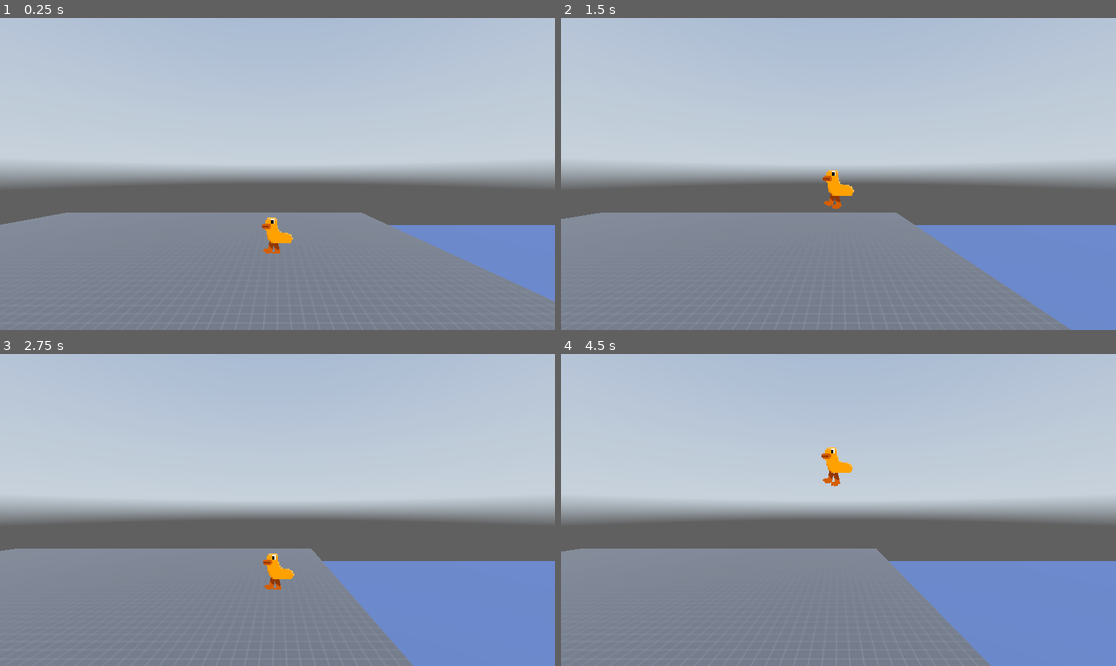
Above: before the commit, frames 1-4 (two rows, left to right).
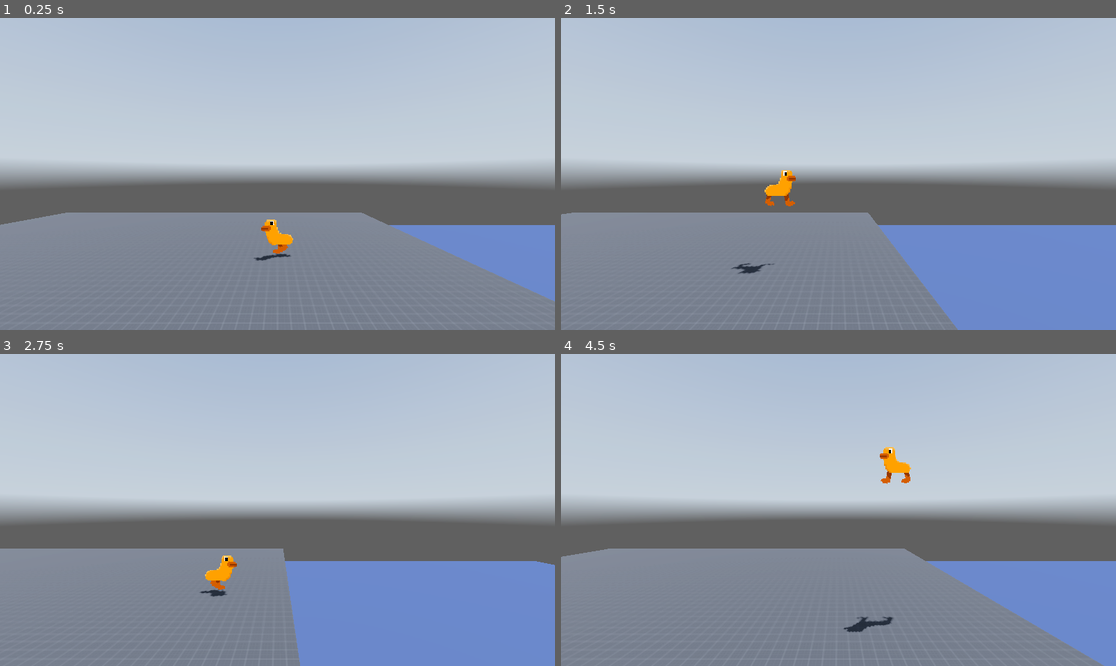
Above: after the commit, the same moments.

Repository: Shuflduf/Orange-Goose-Game
Game: Godot game, scene res://world.tscn
Same seed, same stepped clock (60 frames per second), same inputs: the game is played once before the commit and once after it. A sky picture missing from this copy of the repository is replaced by a grey-blue gradient.
Inputs:
- Up to frame 1 (0.25 s): no input
- Up to frame 2 (1.5 s): hold Right (right) 0.53-1.28 s; tap Space (jump) at 0.77 s; hold Down (down) from 1.28 s (still down)
- Up to frame 3 (2.75 s): tap Space (jump) at 1.52 s; release Down (down) at 2.03 s; hold Right (right) from 2.03 s (still down)
- Up to frame 4 (4.5 s): tap Space (jump) at 3.02, 3.77 s; release Right (right) at 3.53 s; hold Left (left) from 3.53 s (still down)

The runs differ from the first frame. In frame 1, 0.3% of the frame differs, in the area x 45-53%, y 63-78%; in frame 2, 5.6%; in frame 3, 5.5%; in frame 4, 5.8%, in the area x 0-98%, y 29-100%.
Error before the commit: Invalid access to property or key 'flip_h' on a base object of type 'null instance'. (res://player.gd:55)

Commit message:
better camera system, fixed bugs

Diff:
--- a/player.gd
+++ b/player.gd
@@ -2,29 +2,33 @@
 extends CharacterBody3D
 
 @onready var camera: Camera3D = $Camera3D
-@onready var sprite: Sprite3D = $Sprite3D
-#@onready var area: Area3D = $Area3D
+@onready var sprites: Node3D = $Sprites
 
 @export var speed = 5.0
 @export var jump_height = 8.5
-@export var lookahead = 4
 @export var total_jumps = 2
-@export var in_water_offset = Vector3(0, 0, 10)
+
+@export_category("Camera Offsets")
+@export var default_water_offset = Vector2(0, 10)
+@export var default_ahead_offset = 4
+
+var ahead_offset: float
+var water_offset: Vector2 # Y and Z
 
 var gravity: float = ProjectSettings.get_setting("physics/3d/default_gravity")
-var camera_x_offset: float
-var camera_water_offset
 var jumps = total_jumps
 var weight_mult = 1
 var in_water = false
-var default_cam_pos
+var following_player_y = false
+var default_cam_pos: Vector3
 
 func _ready() -> void:
 	default_cam_pos = camera.position
 
 
 func _physics_process(delta: float) -> void:
-	camera.position.x = position.x + camera_x_offset
+	camera.position.x = default_cam_pos.x + position.x + ahead_offset
+	camera.position.z = default_cam_pos.z + water_offset.y
 	#camera.position
 
 	if is_on_floor():
@@ -51,21 +55,19 @@
 
 	move_and_slide()
 
-func change_dir_left(dir):
-	if sprite.flip_h != dir:
+func change_dir_left(dir: bool):
+	if sprites.scale.x < 0 == dir:
+		flip_sprites(dir)
 		var mult = -1 if dir else 1
 		var tween = get_tree().create_tween().set_trans(Tween.TRANS_SINE).set_ease(Tween.EASE_IN_OUT)
-		tween.tween_property(self, "camera_x_offset", lookahead * mult, 0.5)
-	sprite.flip_h = dir
-
+		tween.tween_property(self, "ahead_offset", default_ahead_offset * mult, 0.5)
 
 
 func _on_area_3d_area_entered(area: Area3D) -> void:
 	if area is Water:
 		in_water = true
 		var tween = get_tree().create_tween().set_trans(Tween.TRANS_SINE).set_ease(Tween.EASE_IN_OUT)
-		tween.tween_property(camera, "position", \
-		position + in_water_offset + default_cam_pos + Vector3(camera_x_offset, 0, 0), 0.5)
+		tween.tween_property(self, "water_offset", default_water_offset, 0.5)
 		gravity = -ProjectSettings.get_setting("physics/3d/default_gravity") * area.gravity_mult
 
 
@@ -73,6 +75,9 @@
 	if area is Water:
 		in_water = false
 		var tween = get_tree().create_tween().set_trans(Tween.TRANS_SINE).set_ease(Tween.EASE_IN_OUT)
-		tween.tween_property(camera, "position", \
-		position + default_cam_pos + Vector3(camera_x_offset, 0, 0), 0.5)
+		tween.tween_property(self, "water_offset", Vector2.ZERO, 0.5)
 		gravity = ProjectSettings.get_setting("physics/3d/default_gravity")
+
+func flip_sprites(dir: bool):
+	var offset = 1 if dir else -1
+	sprites.scale.x = 8 * offset
--- a/player.tscn
+++ b/player.tscn
@@ -217,6 +217,8 @@
 
 [sub_resource type="Animation" id="Animation_jei5g"]
 resource_name = "run"
+loop_mode = 1
+step = 0.05
 tracks/0/type = "bezier"
 tracks/0/imported = false
 tracks/0/enabled = true
@@ -224,9 +226,9 @@
 tracks/0/interp = 1
 tracks/0/loop_wrap = true
 tracks/0/keys = {
-"handle_modes": PackedInt32Array(0),
-"points": PackedFloat32Array(0, -0.25, 0, 0.25, 0),
-"times": PackedFloat32Array(0)
+"handle_modes": PackedInt32Array(0, 0, 0),
+"points": PackedFloat32Array(0.35671, -0.25, 0, 0.25, 0, 0.356701, -0.25, 0, 0.25, 0, -0.162, -0.25, 0, 0.25, 0),
+"times": PackedFloat32Array(-0.00178907, 0, 1)
 }
 tracks/1/type = "bezier"
 tracks/1/imported = false
@@ -235,9 +237,9 @@
 tracks/1/interp = 1
 tracks/1/loop_wrap = true
 tracks/1/keys = {
-"handle_modes": PackedInt32Array(0),
-"points": PackedFloat32Array(0.11, -0.25, 0, 0.25, 0),
-"times": PackedFloat32Array(0)
+"handle_modes": PackedInt32Array(0, 0),
+"points": PackedFloat32Array(0.092648, -0.25, 0, 0.25, 0, -0.025, -0.25, 0, 0.25, 0),
+"times": PackedFloat32Array(0, 1)
 }
 tracks/2/type = "bezier"
 tracks/2/imported = false
@@ -246,9 +248,75 @@
 tracks/2/interp = 1
 tracks/2/loop_wrap = true
 tracks/2/keys = {
-"handle_modes": PackedInt32Array(0),
-"points": PackedFloat32Array(0, -0.25, 0, 0.25, 0),
-"times": PackedFloat32Array(0)
+"handle_modes": PackedInt32Array(0, 0),
+"points": PackedFloat32Array(0.028, -0.25, 0, 0.25, 0, -0.012, -0.25, 0, 0.25, 0),
+"times": PackedFloat32Array(0, 1)
+}
+tracks/3/type = "bezier"
+tracks/3/imported = false
+tracks/3/enabled = true
+tracks/3/path = NodePath("Sprites/LeftFoot:rotation:z")
+tracks/3/interp = 1
+tracks/3/loop_wrap = true
+tracks/3/keys = {
+"handle_modes": PackedInt32Array(0, 0, 3, 0),
+"points": PackedFloat32Array(-0.161984, -0.25, 0, 0.0982109, 0.00216755, 0.0295833, -0.201789, -0.00401208, 0.25, 0, 0.106331, -0.0679845, -0.0368356, 0.0679845, 0.0368356, 0.357, -0.128725, -0.0015918, 0.25, 0),
+"times": PackedFloat32Array(0, 0.3, 0.661955, 1)
+}
+tracks/4/type = "bezier"
+tracks/4/imported = false
+tracks/4/enabled = true
+tracks/4/path = NodePath("Sprites/LeftFoot:position:x")
+tracks/4/interp = 1
+tracks/4/loop_wrap = true
+tracks/4/keys = {
+"handle_modes": PackedInt32Array(0, 0),
+"points": PackedFloat32Array(-0.0250641, -0.25, 0, 0.25, 0, 0.093, -0.350569, 4.79743e-05, 0.0841744, -0.00193632),
+"times": PackedFloat32Array(0, 1)
+}
+tracks/5/type = "bezier"
+tracks/5/imported = false
+tracks/5/enabled = true
+tracks/5/path = NodePath("Sprites/LeftFoot:position:y")
+tracks/5/interp = 1
+tracks/5/loop_wrap = true
+tracks/5/keys = {
+"handle_modes": PackedInt32Array(0, 0, 1, 0),
+"points": PackedFloat32Array(-0.011568, -0.25, 0, 0.25, 0, -0.011568, -0.25, 0, 0.25, 0, 0.0024068, 0, 0, 0, 0, 0.0279855, -0.0571619, 9.51365e-05, 0.25, 0),
+"times": PackedFloat32Array(0, 0.3, 0.663744, 0.994721)
+}
+tracks/6/type = "bezier"
+tracks/6/imported = false
+tracks/6/enabled = true
+tracks/6/path = NodePath("Sprites/Body:rotation:z")
+tracks/6/interp = 1
+tracks/6/loop_wrap = true
+tracks/6/keys = {
+"handle_modes": PackedInt32Array(0, 0, 0, 0),
+"points": PackedFloat32Array(0.315311, -0.25, 0, 0.25, 0, 0.234835, -0.25, 0, 0.25, 0, 0.37495, -0.25, 0, 0.25, 0, 0.235, -0.25, 0, 0.25, 0),
+"times": PackedFloat32Array(-0.00178907, 0, 0.5, 1)
+}
+tracks/7/type = "bezier"
+tracks/7/imported = false
+tracks/7/enabled = true
+tracks/7/path = NodePath("Sprites/Body:position:x")
+tracks/7/interp = 1
+tracks/7/loop_wrap = true
+tracks/7/keys = {
+"handle_modes": PackedInt32Array(0, 0, 0),
+"points": PackedFloat32Array(0, -0.25, 0, 0.25, 0, 0, -0.25, 0, 0.25, 0, 0, -0.25, 0, 0.25, 0),
+"times": PackedFloat32Array(0, 0.5, 1)
+}
+tracks/8/type = "bezier"
+tracks/8/imported = false
+tracks/8/enabled = true
+tracks/8/path = NodePath("Sprites/Body:position:y")
+tracks/8/interp = 1
+tracks/8/loop_wrap = true
+tracks/8/keys = {
+"handle_modes": PackedInt32Array(0, 0, 0),
+"points": PackedFloat32Array(0.00385603, -0.25, 0, 0.25, 0, -0.0254932, -0.25, 0, 0.25, 0, 0.00385603, -0.25, 0, 0.25, 0),
+"times": PackedFloat32Array(0, 0.5, 1)
 }
 
 [sub_resource type="AnimationLibrary" id="AnimationLibrary_tkf3m"]
@@ -266,30 +334,43 @@
 transform = Transform3D(8, 0, 0, 0, 8, 0, 0, 0, 8, 0, 0, 0)
 
 [node name="Body" type="Sprite3D" parent="Sprites"]
+alpha_cut = 2
 texture_filter = 0
 texture = ExtResource("2_8rj22")
 
-[node name="Eye" type="Sprite3D" parent="Sprites/Body"]
-sorting_offset = 1.0
-texture_filter = 0
-texture = ExtResource("3_qodtw")
-
-[node name="Beak" type="Sprite3D" parent="Sprites/Body"]
-sorting_offset = 0.5
-texture_filter = 0
-texture = ExtResource("4_8pr8m")
+[node name="RemoteTransform3D" type="RemoteTransform3D" parent="Sprites/Body"]
+remote_path = NodePath("../../Eye")
+
+[node name="RemoteTransform3D2" type="RemoteTransform3D" parent="Sprites/Body"]
+remote_path = NodePath("../../Beak")
 
 [node name="LeftFoot" type="Sprite3D" parent="Sprites"]
 transform = Transform3D(0.983581, 0.180468, 0, -0.180468, 0.983581, 0, 0, 0, 1, -0.0168306, -0.0197026, 0)
 sorting_offset = -1.0
+alpha_cut = 2
 texture_filter = 0
 texture = ExtResource("5_ow0cn")
 
 [node name="RightFoot" type="Sprite3D" parent="Sprites"]
 transform = Transform3D(0.974527, -0.224271, 0, 0.224271, 0.974527, 0, 0, 0, 1, 0, -0.0264687, 0)
 sorting_offset = -0.9
+alpha_cut = 2
 texture_filter = 0
 texture = ExtResource("5_ow0cn")
+
+[node name="Eye" type="Sprite3D" parent="Sprites"]
+transform = Transform3D(0.998901, -0.0468777, 0, 0.0468777, 0.998901, 0, 0, 0, 1, 0, -0.0143586, 0)
+sorting_offset = 1.0
+alpha_cut = 2
+texture_filter = 0
+texture = ExtResource("3_qodtw")
+
+[node name="Beak" type="Sprite3D" parent="Sprites"]
+transform = Transform3D(0.998901, -0.0468777, 0, 0.0468777, 0.998901, 0, 0, 0, 1, 0, -0.0143586, 0)
+sorting_offset = 0.5
+alpha_cut = 2
+texture_filter = 0
+texture = ExtResource("4_8pr8m")
 
 [node name="Camera3D" type="Camera3D" parent="."]
 transform = Transform3D(1, 0, 0, 0, 1, 0, 0, 0, 1, 0, 4, 14)
@@ -310,6 +391,7 @@
 libraries = {
 "": SubResource("AnimationLibrary_tkf3m")
 }
+autoplay = "walk"
 speed_scale = 2.0
 
 [connection signal="area_entered" from="Area3D" to="." method="_on_area_3d_area_entered"]
